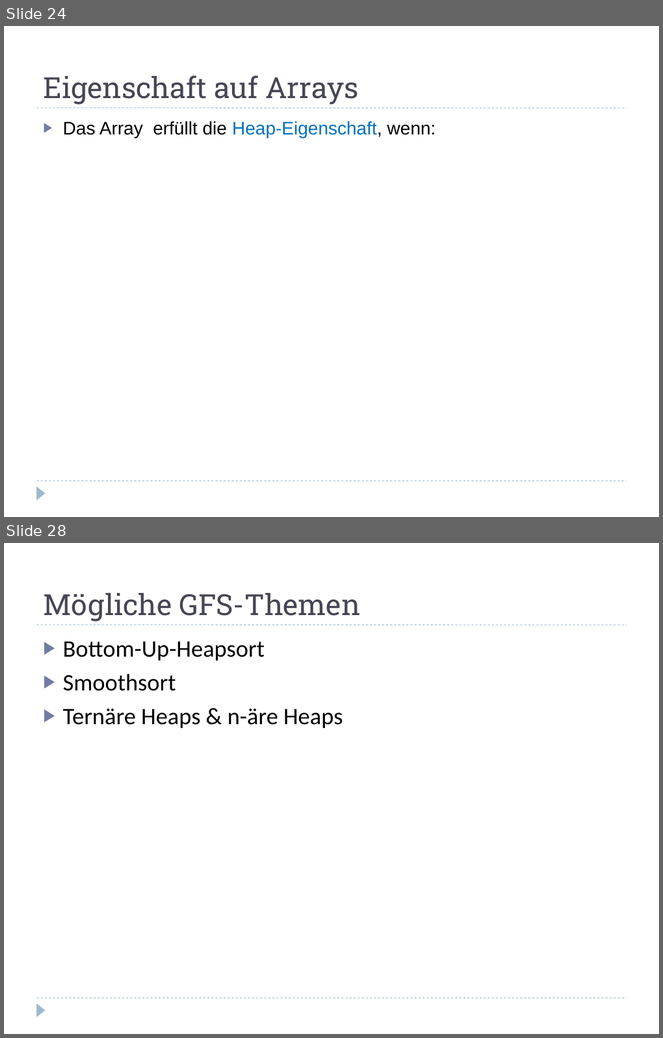
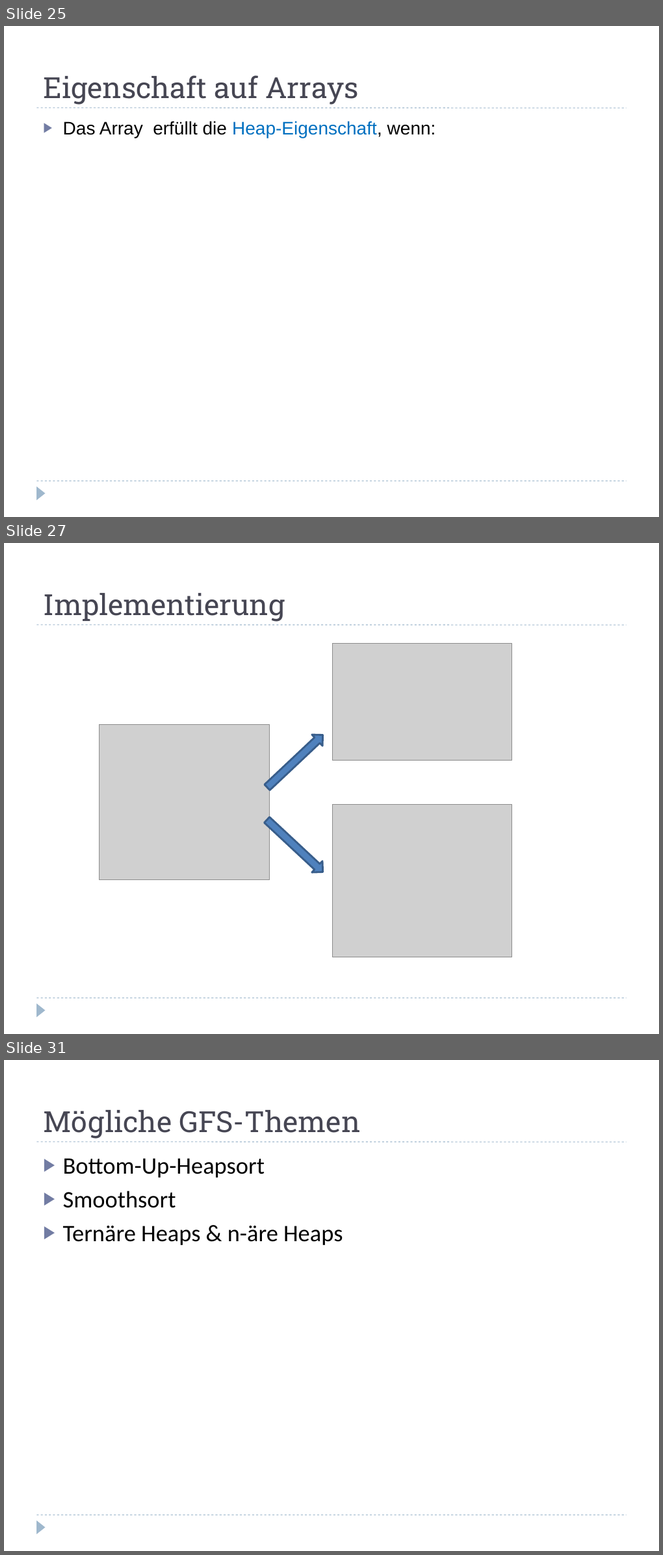
Before and after one commit to hienng/Heapsort, a slide deck: heapsort.odp. Shown one above the other, each under a label of ours: slides 24 and 28 before the commit, slides 25, 27 and 31 after it; the slides between them are not shown. The pictures are 663x1038 and 663x1555 pixels, drawn with LibreOffice and Linux fonts; fonts in the diff are those of the drawing; grey boxes stand for pictures. Boxes give left, top, right and bottom in pixels: in the first picture for what was removed or moved away, otherwise in the second. Text is boxed around its words. In the diff, an @@ line names an element or a change of style, - is before the commit and + after.

```diff
--- a/heapsort.odp
+++ b/heapsort.odp
@@ slide 27 added at [4, 543, 659, 1034], background #FFFFFF; not listed: 3 template elements that a slide beside it also shows @@
@@ title added at [43, 593, 285, 622], 32 pt, text #464653 @@
+Implementierung
@@ picture added at [332, 643, 512, 761] @@
@@ picture added at [99, 724, 269, 880] @@
@@ freeform shape added at [262, 729, 328, 793], fill #4F81BD, outline #385D8A 2.01 pt @@
@@ freeform shape added at [262, 815, 328, 878], fill #4F81BD, outline #385D8A 2.01 pt @@
@@ picture added at [332, 804, 512, 957] @@
@@ what was slide 24 is now slide 25 @@
@@ what was slide 28 is now slide 31 @@
```
Also in this commit, not shown: 4 slides changed, 3 other slides added, 1 slide removed, 2 other files.
